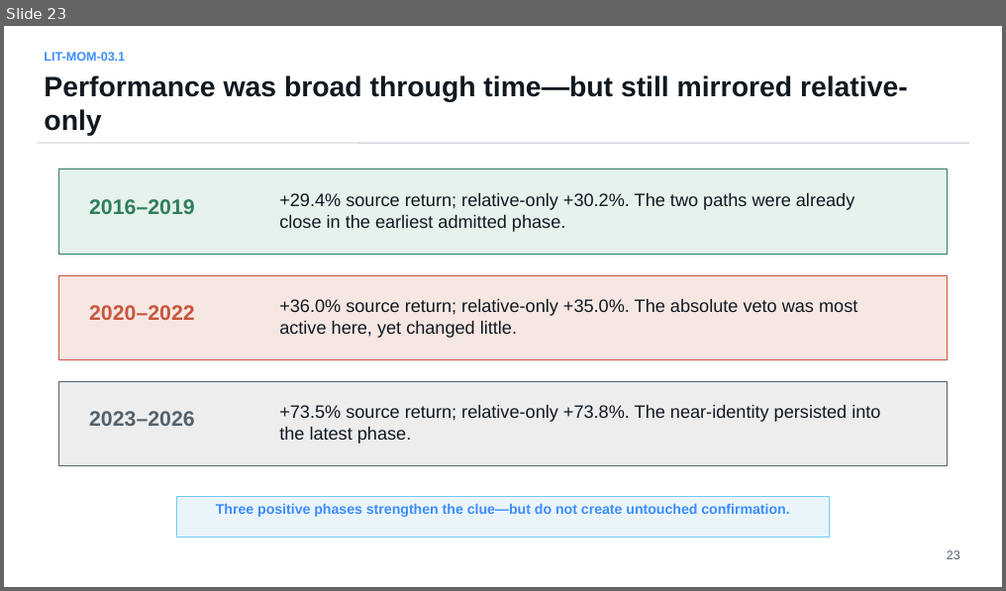
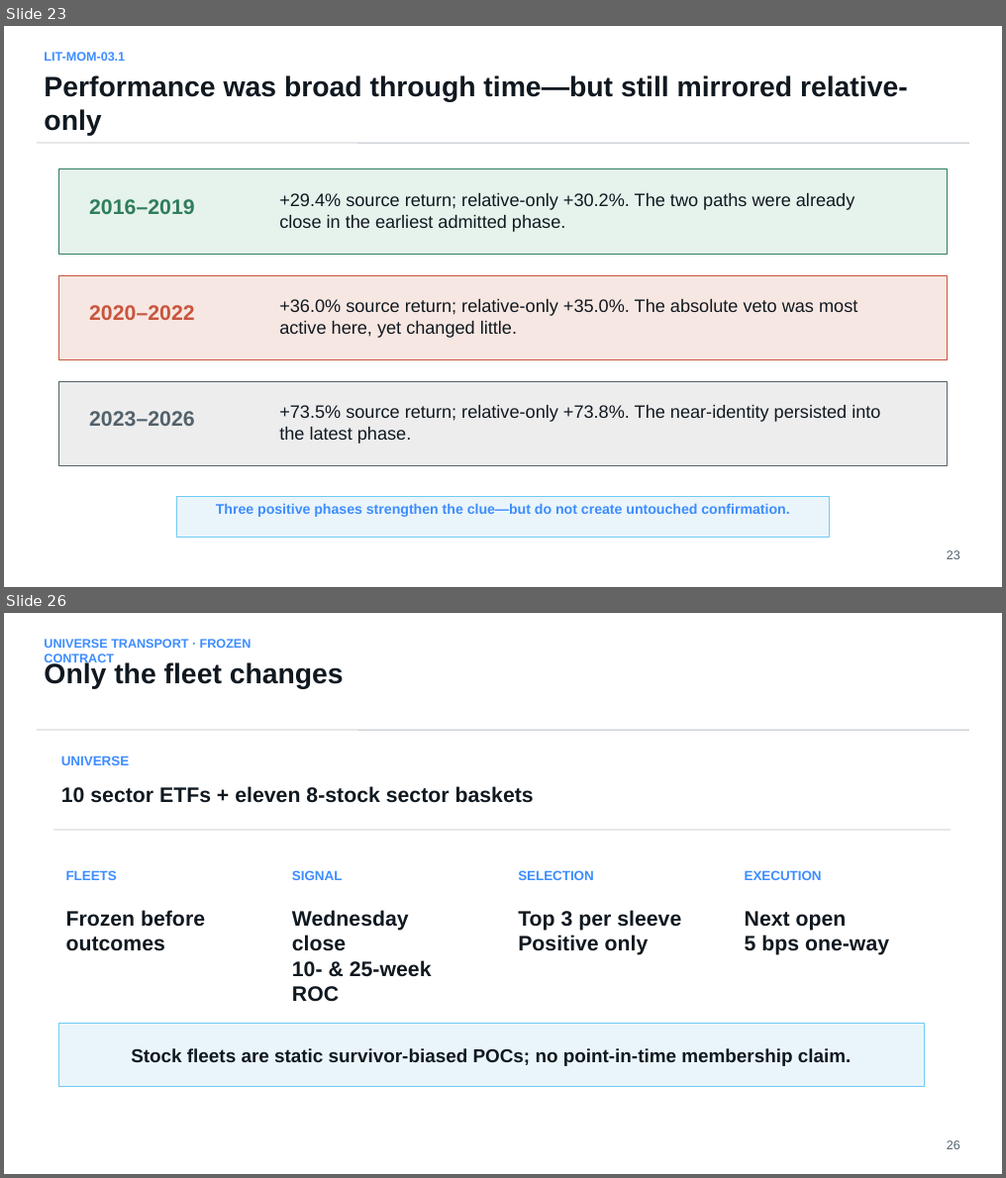
Before and after one commit to Francisc0Franc0/Time-Series-Modeling-Gen5, a slide deck: literature_studies/presentations/gen5_lit_mom_03_1_dual_momentum_study.pptx. Shown one above the other, each under a label of ours: slide 23 before the commit, slides 23 and 26 after it; the slides between them are not shown. The pictures are 1006x591 and 1006x1178 pixels, drawn with LibreOffice and Linux fonts; fonts in the diff are those of the drawing. Boxes give left, top, right and bottom in pixels: in the first picture for what was removed or moved away, otherwise in the second. Text is boxed around its words. In the diff, an @@ line names an element or a change of style, - is before the commit and + after.

Commit message:
Test dual momentum across frozen universes

```diff
--- a/literature_studies/presentations/gen5_lit_mom_03_1_dual_momentum_study.pptx
+++ b/literature_studies/presentations/gen5_lit_mom_03_1_dual_momentum_study.pptx
@@ slide 26 added at box(4, 613, 1002, 1174), background #FFFFFF @@
@@ text added at box(44, 639, 252, 665), 12 pt, text #3D8DFF, bold @@
+UNIVERSE TRANSPORT · FROZEN CONTRACT
@@ text added at box(44, 662, 344, 689), 27 pt, text #101820, bold @@
+Only the fleet changes
@@ line added from (37, 730) to (969, 730), #B8BCC4 0.75 pt @@
@@ text added at box(61, 756, 129, 765), 12.8 pt, text #3D8DFF, bold @@
+UNIVERSE
@@ text added at box(61, 786, 534, 803), 20.2 pt, text #101820, bold @@
+10 sector ETFs + eleven 8-stock sector baskets
@@ line added from (54, 830) to (951, 830), #B8BCC4 0.75 pt @@
@@ text added at box(66, 870, 117, 880), 12.8 pt, text #3D8DFF, bold @@
+FLEETS
@@ text added at box(292, 870, 343, 880), 12.8 pt, text #3D8DFF, bold @@
+SIGNAL
@@ text added at box(518, 870, 594, 880), 12.8 pt, text #3D8DFF, bold @@
+SELECTION
@@ text added at box(745, 870, 822, 880), 12.8 pt, text #3D8DFF, bold @@
+EXECUTION
@@ text added at box(66, 910, 205, 952), 20.2 pt, text #101820, bold @@
+Frozen before outcomes
@@ text added at box(292, 910, 432, 1002), 20.2 pt, text #101820, bold @@
+Wednesday close
+10- & 25-week ROC
@@ text added at box(518, 910, 681, 956), 20.2 pt, text #101820, bold @@
+Top 3 per sleeve
+Positive only
@@ text added at box(745, 911, 889, 956), 20.2 pt, text #101820, bold @@
+Next open
+5 bps one-way
@@ rectangle added at box(58, 1023, 924, 1087), fill #EAF5FB, outline #6DCBF4 0.75 pt @@
@@ text added at box(131, 1049, 851, 1066), 18 pt, text #101820, bold @@
+Stock fleets are static survivor-biased POCs; no point-in-time membership claim.
@@ text added at box(946, 1141, 960, 1150), 12 pt, text #52616B @@
+26
```
Also in this commit, not shown: 4 slides changed, 5 other slides added, 9 other files.
